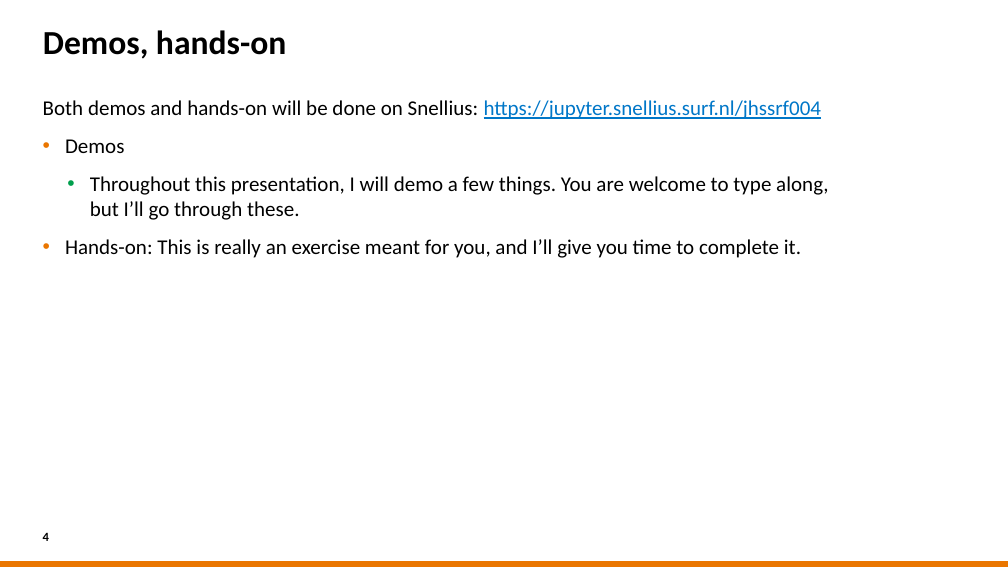
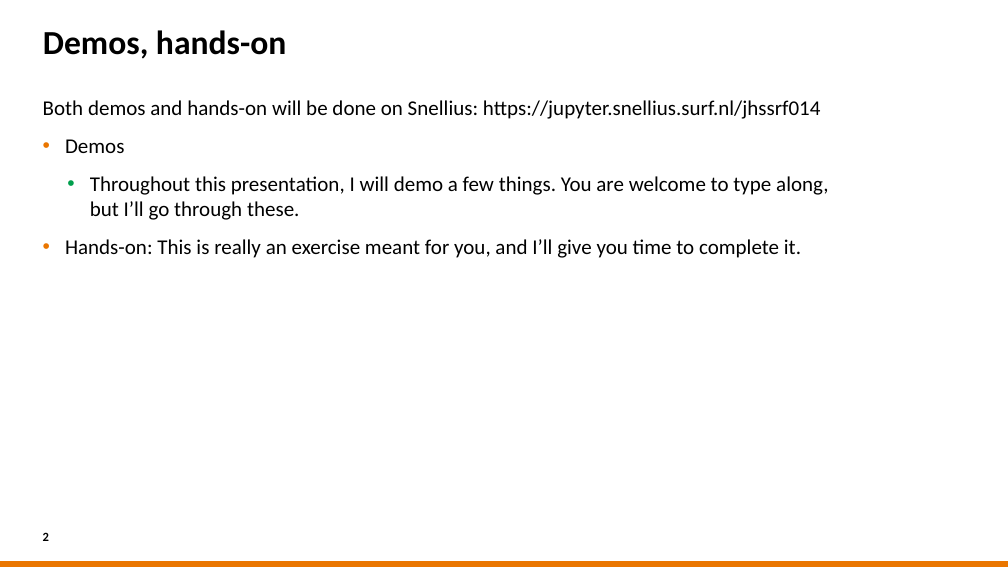
Before and after one commit to sara-nl/HPML-course-materials, a slide deck: slide 2 of Day2/slides/Software_installations_on_HPC_systems.pptx (slide 4 before the commit). Drawn at 1008x567 pixels with LibreOffice and Linux fonts; fonts in the diff are those of the drawing; background and template pictures are left out. Boxes give left, top, right and bottom in pixels: in the first picture for what was removed or moved away, otherwise in the second. Text is boxed around its words. In the diff, an @@ line names an element or a change of style, - is before the commit and + after.

```diff
--- a/Day2/slides/Software_installations_on_HPC_systems.pptx
+++ b/Day2/slides/Software_installations_on_HPC_systems.pptx
@@ text at [43, 100, 821, 119]: text changed; text colour #0077C8 to #000000 @@
-Both demos and hands-on will be done on Snellius: https://jupyter.snellius.surf.nl/jhssrf004
+Both demos and hands-on will be done on Snellius: https://jupyter.snellius.surf.nl/jhssrf014
@@ page number at [43, 532, 49, 541]: text changed @@
-4
+2
```
Also in this commit, not shown: 12 other slides changed, 1 slide added, 3 slides removed.
